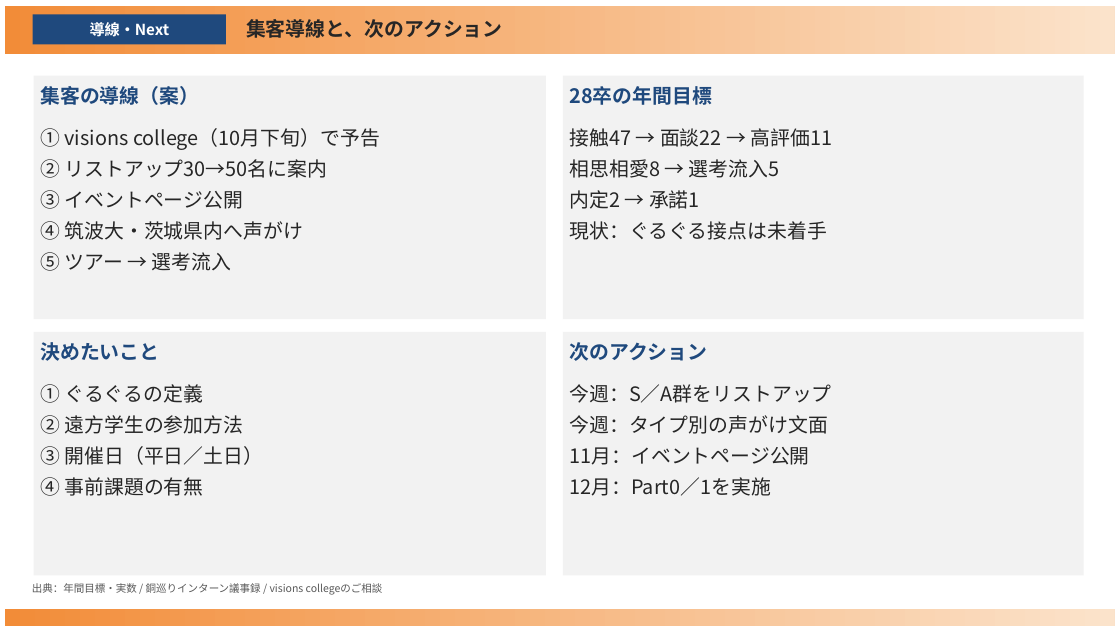
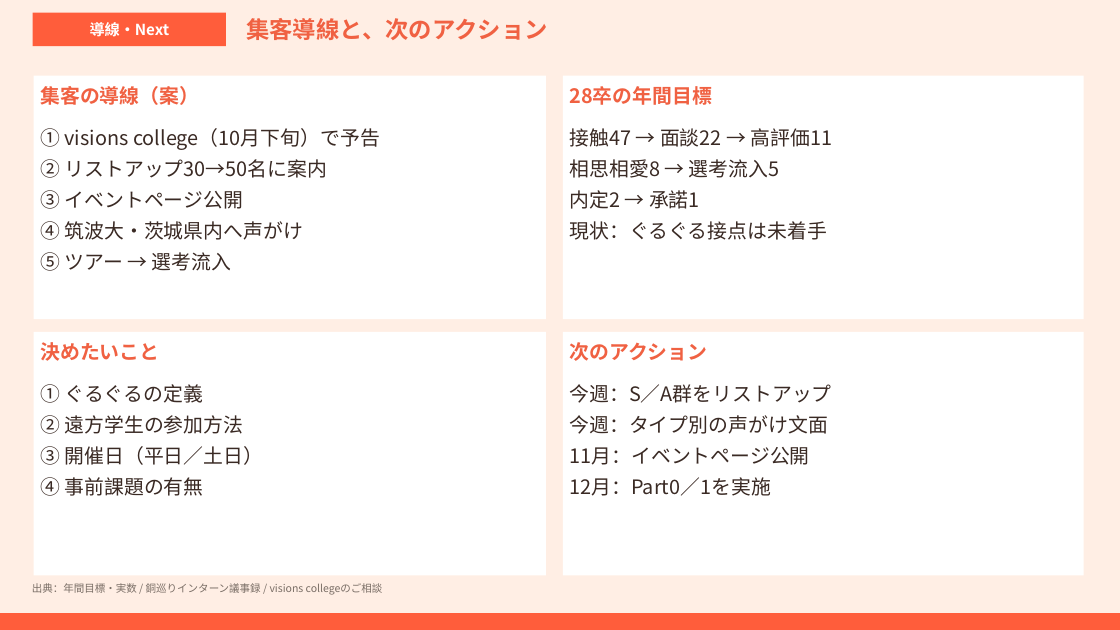
Before and after one commit to tatatatachan/claude, a slide deck: slide 6 of guruguru/guruguru_target_tour.pptx. Drawn at 1120x630 pixels with LibreOffice and Linux fonts; fonts in the diff are those of the drawing. Boxes give left, top, right and bottom in pixels: in the first picture for what was removed or moved away, otherwise in the second. Text is boxed around its words. In the diff, an @@ line names an element or a change of style, - is before the commit and + after.

```diff
--- a/guruguru/guruguru_target_tour.pptx
+++ b/guruguru/guruguru_target_tour.pptx
@@ background #FFFFFF to #FFEEE4 @@
@@ rectangle "導線・Next" at [33,13,226,46]: fill #1F497D to #FF5D3B @@
@@ text "集客導線と、次のアクション" at [246,18,548,40]: size 17 to 20 pt, text colour #262626 to #F06142 @@
@@ text colour #1F497D to #F06142 in 4 elements at [40,86,199,105], [569,86,712,105], [40,342,159,361], [569,342,707,361] @@
@@ fill #F2F2F2 to #FFFFFF in 4 elements at [34,76,546,319], [563,76,1084,319], [34,332,546,576], [563,332,1084,576] @@
@@ text colour #262626 to #3A2A24 in 4 elements at [40,128,380,271], [569,128,833,240], [40,384,264,496], [569,384,831,496] @@
@@ text "出典：年間目標・実数 / 銅巡りインターン議事録 / visions ..." at [32,583,383,595]: text colour #595959 to #7A6E66 @@
@@ rectangle: place and size @@
-rectangle at [5,6,1115,54]
+rectangle at [0,613,1120,630]
@@ rectangle at [0,613,1120,630]: fill gradient #F28C38 to #FBE3CB to #FF5D3B @@
@@ rectangle removed at [5,609,1115,626] @@
```
Also in this commit, not shown: 5 other slides changed, 1 other file.
